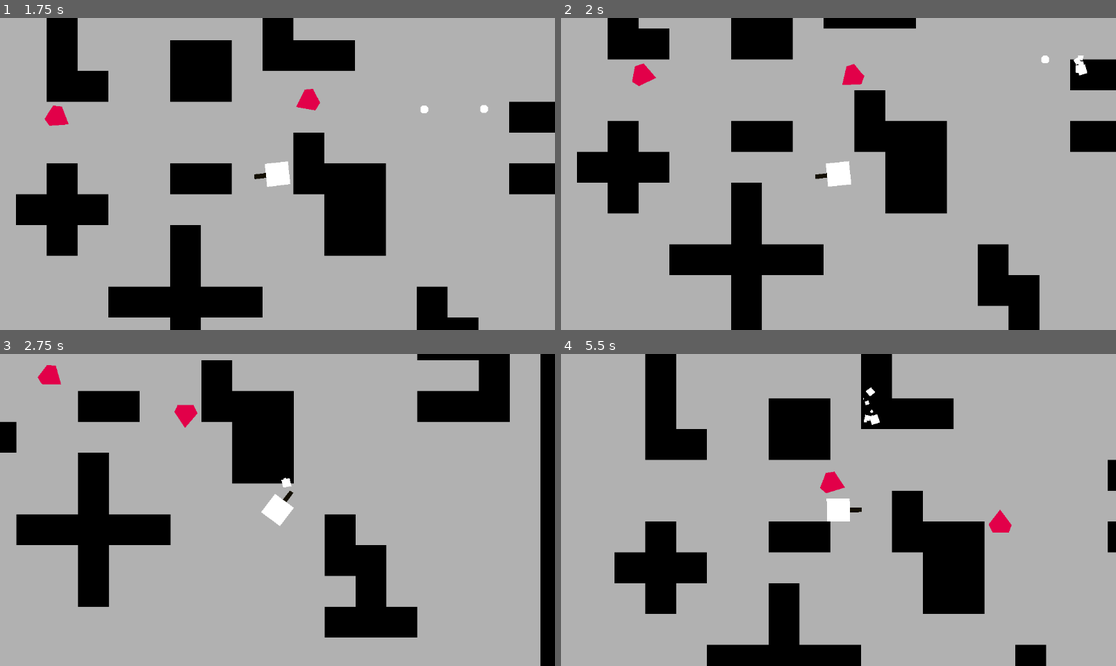
Above: before the commit, frames 1-4 (two rows, left to right).
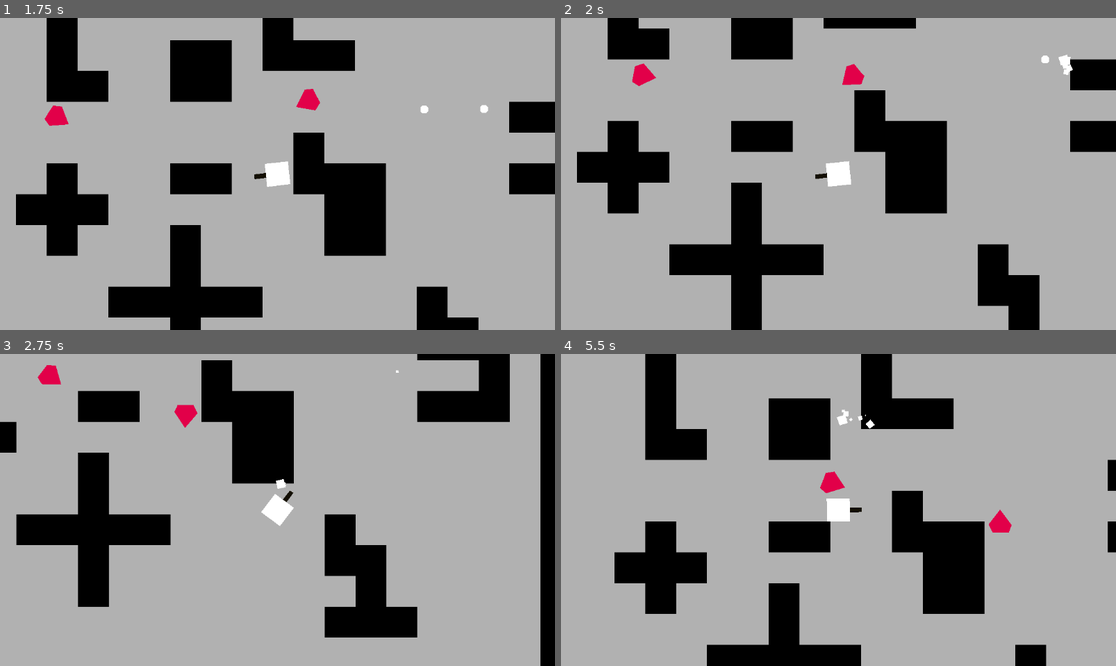
Above: after the commit, the same moments.

Repository: Zaydao/tds_game
Game: Godot game, scene res://scenes/world.tscn
The game is run twice, just before and just after one commit, with the same random seed, the same clock (stepped at 60 frames per second) and the same inputs.
Inputs (mouse positions are in pixels of both pictures, inside the frame that each line leads up to):
- Up to frame 1 (1.75 s): move the mouse to (399, 158) at 0.52 s; press the mouse at (399, 158) at 0.53 s; hold D (right) 0.53-1.28 s; move the mouse to (166, 189) at 1.27 s; release the mouse at (166, 189) at 1.28 s; hold S (down) from 1.28 s (still down); click (166, 189) at 1.35 s
- Up to frame 2 (2 s): keep holding S (down)
- Up to frame 3 (2.75 s): move the mouse to (333, 441) at 2.02 s; release S (down) at 2.03 s; press the mouse at (333, 441) at 2.03 s; hold D (right) from 2.03 s (still down)
- Up to frame 4 (5.5 s): move the mouse to (810, 572) at 2.77 s; release D (right) at 2.78 s; release the mouse at (810, 572) at 2.78 s; hold W (up) 2.78-3.53 s; click (810, 572) at 2.85 s; move the mouse to (1005, 556) at 3.52 s; press the mouse at (1005, 556) at 3.53 s; hold A (left) 3.53-5.03 s; move the mouse to (672, 463) at 4.27 s; release the mouse at (672, 463) at 4.28 s; click (672, 463) at 4.35 s; move the mouse to (866, 510) at 5.02 s; press the mouse at (866, 510) at 5.03 s; hold S (down) from 5.03 s (still down)

Frame 1 is identical in both runs. In frame 2, 0.2% of the frame differs, in the area x 89-95%, y 11-19%; in frame 3, less than 0.1%; in frame 4, 0.2%, in the area x 49-58%, y 10-25%.

Commit message:
modify the particle sistem

Diff:
--- a/scenes/particle_e.tscn
+++ b/scenes/particle_e.tscn
@@ -9,9 +9,9 @@
 spread = 180.0
 flatness = 0.077
 initial_velocity_min = 33.71
-initial_velocity_max = 122.47
+initial_velocity_max = 201.12
 gravity = Vector3(0, 0, 0)
-scale_max = 23.47
+scale_max = 30.0
 
 [node name="particle_e" type="GPUParticles2D"]
 self_modulate = Color(0.87447, 0, 0.243112, 1)
--- a/scripts/bullet.gd
+++ b/scripts/bullet.gd
@@ -14,6 +14,8 @@
 	particle.position = global_position
 	get_tree().current_scene.add_child(particle)
 	particle.emitting = true
+	particle.rotation = direction.angle() + PI
+
 
 
 	queue_free()
